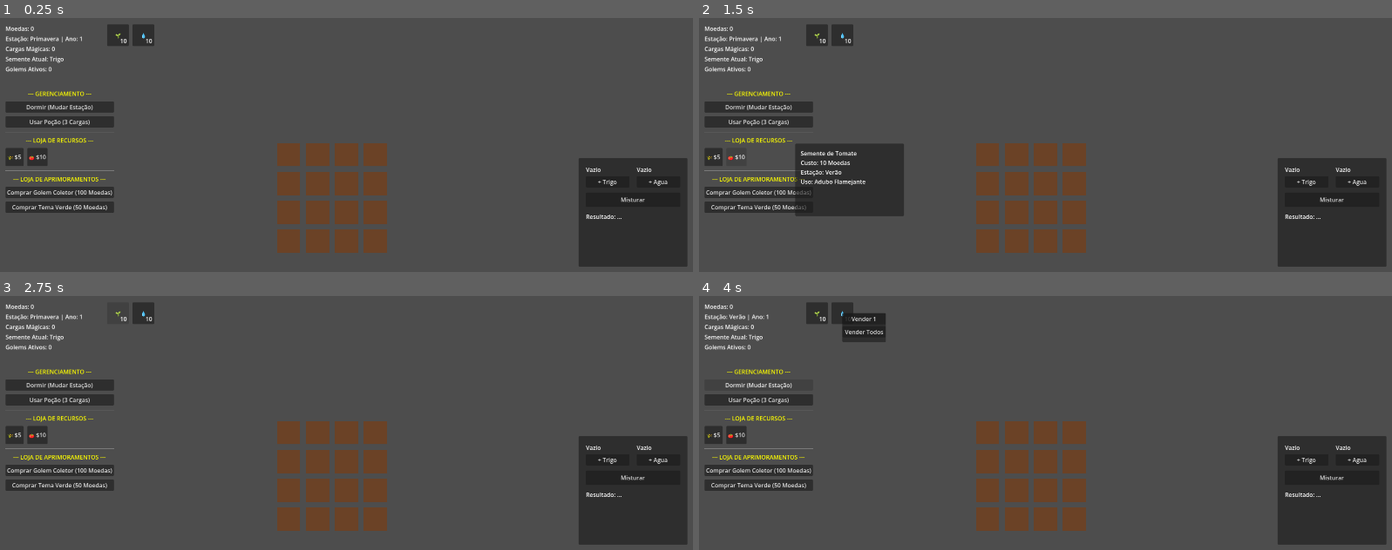
Above: before the commit, frames 1-4 (two rows, left to right).
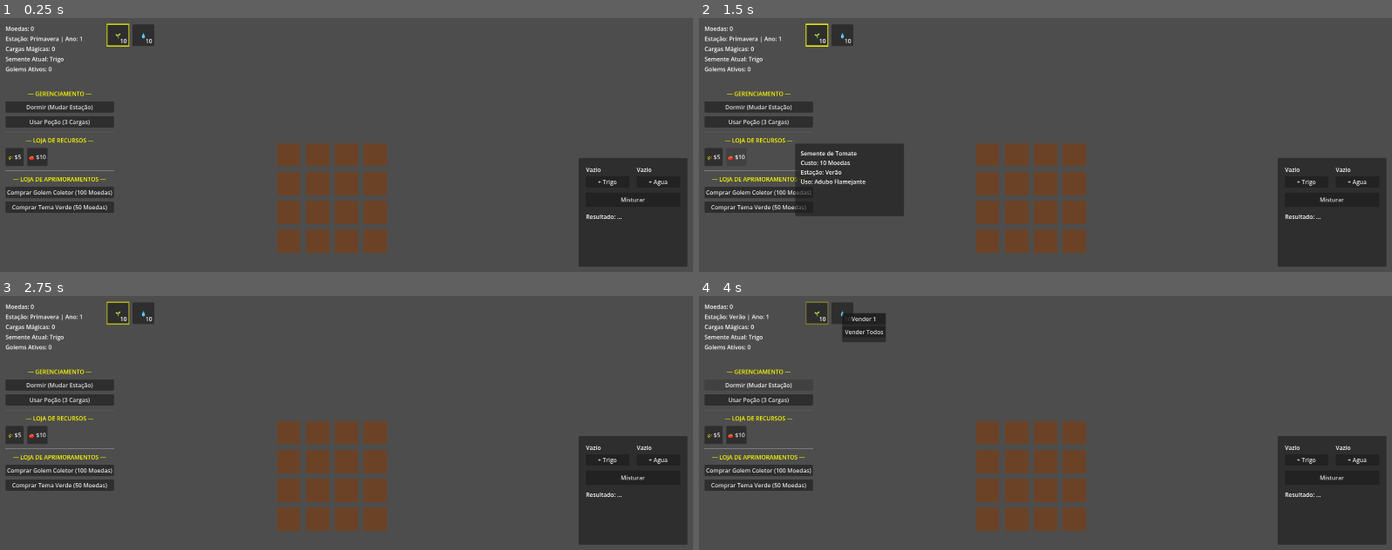
Above: after the commit, the same moments.

Repository: LeandroSatsuki/Cauldron-Crops
Game: Godot game, scene res://Scenes/Main.tscn
Same seed, same stepped clock (60 frames per second), same inputs: the game is played once before the commit and once after it.
Inputs:
- Up to frame 1 (0.25 s): no input
- Up to frame 2 (1.5 s): click "🌾 $5" at 0.5 s; click "🍅 $10" at 1.25 s
- Up to frame 3 (2.75 s): click "🌱" at 2 s
- Up to frame 4 (4 s): click "💧" at 2.75 s; click "Dormir (Mudar Estação)" at 3.5 s

The runs differ from the first frame. In frame 1, less than 0.1% of the frame differs, in the area x 15-19%, y 2-12%; in frame 2, less than 0.1%; in frame 3, less than 0.1%; in frame 4, less than 0.1%.

Commit message:
venda inteligente e slots 100% integrados

Diff:
--- a/Scenes/InventorySlot.tscn
+++ b/Scenes/InventorySlot.tscn
@@ -39,3 +39,15 @@
 grow_vertical = 0
 horizontal_alignment = 2
 vertical_alignment = 2
+
+[node name="Destaque" type="ReferenceRect" parent="."]
+visible = false
+layout_mode = 1
+anchors_preset = 15
+anchor_right = 1.0
+anchor_bottom = 1.0
+grow_horizontal = 2
+grow_vertical = 2
+border_color = Color(1, 1, 0, 1)
+border_width = 3.0
+editor_only = false
--- a/Scripts/GolemManager.gd
+++ b/Scripts/GolemManager.gd
@@ -5,12 +5,17 @@
 func _process(delta: float) -> void:
 	if EconomyManager.total_golems > 0:
 		tempo_acumulado += delta
-		if tempo_acumulado >= 2.0:
+		if tempo_acumulado >= 4.0:
 			tempo_acumulado = 0.0
 			_colher_automaticamente()
 
 func _colher_automaticamente() -> void:
+	var colheitas_permitidas = EconomyManager.total_golems * 2
+	var colheitas_feitas = 0
 	var lotes = get_tree().get_nodes_in_group("lotes_terra")
 	for lote in lotes:
+		if colheitas_feitas >= colheitas_permitidas:
+			break
 		if lote.estado_atual == lote.State.PRONTO_PARA_COLHER:
 			lote._on_plot_clicked()
+			colheitas_feitas += 1
--- a/Scripts/InventorySlot.gd
+++ b/Scripts/InventorySlot.gd
@@ -1,15 +1,17 @@
 extends Button
 
-signal slot_clicado(id: String)
+signal slot_clicado(id: String, clique_direito: bool)
 
 var item_id: String = ""
 var quantidade: int = 0
+var tween_piscar: Tween
 
 @onready var icon_label: Label = $ItemIconLabel
 @onready var qtd_label: Label = $QuantidadeLabel
+@onready var destaque: ReferenceRect = $Destaque
 
 func _ready() -> void:
-	pressed.connect(_on_pressed)
+	pass
 
 func configurar_slot(id: String, qtd: int, texto_exibicao: String) -> void:
 	item_id = id
@@ -19,5 +21,29 @@
 	if qtd_label:
 		qtd_label.text = str(qtd)
 
-func _on_pressed() -> void:
-	slot_clicado.emit(item_id)
+func set_destaque(ativo: bool) -> void:
+	if not destaque:
+		destaque = $Destaque
+
+	if ativo:
+		destaque.visible = true
+		if tween_piscar:
+			tween_piscar.kill()
+		destaque.modulate.a = 1.0
+		tween_piscar = create_tween().set_loops()
+		tween_piscar.tween_property(destaque, "modulate:a", 0.3, 0.8)
+		tween_piscar.tween_property(destaque, "modulate:a", 1.0, 0.8)
+	else:
+		if destaque:
+			destaque.visible = false
+		if tween_piscar:
+			tween_piscar.kill()
+
+func _gui_input(event: InputEvent) -> void:
+	if event is InputEventMouseButton and event.pressed:
+		if event.button_index == MOUSE_BUTTON_LEFT:
+			slot_clicado.emit(item_id, false)
+			accept_event()
+		elif event.button_index == MOUSE_BUTTON_RIGHT:
+			slot_clicado.emit(item_id, true)
+			accept_event()
--- a/Scripts/UI.gd
+++ b/Scripts/UI.gd
@@ -30,11 +30,11 @@
 	if comprar_cosmetico_button:
 		comprar_cosmetico_button.pressed.connect(_on_comprar_cosmetico_button_pressed)
 	if comprar_trigo_button:
-		comprar_trigo_button.pressed.connect(_on_comprar_trigo_button_pressed)
+		comprar_trigo_button.gui_input.connect(func(event): _on_comprar_semente_gui_input(event, "semente_basica", 5, "+1 Semente Trigo", "+10 Semente Trigo"))
 		comprar_trigo_button.mouse_entered.connect(_on_comprar_trigo_button_mouse_entered)
 		comprar_trigo_button.mouse_exited.connect(_on_comprar_trigo_button_mouse_exited)
 	if comprar_verao_button:
-		comprar_verao_button.pressed.connect(_on_comprar_verao_button_pressed)
+		comprar_verao_button.gui_input.connect(func(event): _on_comprar_semente_gui_input(event, "semente_verao", 10, "+1 Semente Tomate", "+10 Semente Tomate"))
 		comprar_verao_button.mouse_entered.connect(_on_comprar_verao_button_mouse_entered)
 		comprar_verao_button.mouse_exited.connect(_on_comprar_verao_button_mouse_exited)
 	if comprar_golem_button:
@@ -96,14 +96,40 @@
 			var emoji = obter_emoji_item(item_key)
 			slot.configurar_slot(item_key, qtd, emoji)
 			slot.slot_clicado.connect(_on_slot_clicado)
-
-func _on_slot_clicado(item_id: String) -> void:
+			if GlobalInventory.semente_selecionada == item_key:
+				slot.set_destaque(true)
+
+	atualizar_destaques()
+
+func atualizar_destaques() -> void:
+	if not inventory_bar:
+		return
+	for slot in inventory_bar.get_children():
+		if slot.has_method("set_destaque"):
+			slot.set_destaque(slot.item_id == GlobalInventory.semente_selecionada)
+
+func _on_slot_clicado(item_id: String, clique_direito: bool) -> void:
 	if item_id.begins_with("semente_"):
 		GlobalInventory.semente_selecionada = item_id
 		print("Semente selecionada equipada: ", item_id)
+		atualizar_destaques()
 	else:
-		if sell_menu:
-			sell_menu.abrir(item_id, get_viewport().get_mouse_position())
+		if clique_direito:
+			# Venda 10x
+			var preco = Database.precos.get(item_id, 0)
+			if preco > 0:
+				var qtd_atual = GlobalInventory.inventario.get(item_id, 0)
+				if qtd_atual >= 10:
+					if GlobalInventory.remover_item(item_id, 10):
+						var ganho = preco * 10
+						EconomyManager.adicionar_moedas(ganho)
+						criar_texto_flutuante("+" + str(ganho) + " Moedas", get_viewport().get_mouse_position(), Color.GREEN)
+				else:
+					print("Quantidade insuficiente para vender 10x!")
+		else:
+			# Clique esquerdo -> abre SellMenu
+			if sell_menu:
+				sell_menu.abrir(item_id, get_viewport().get_mouse_position())
 
 func obter_emoji_item(item_id: String) -> String:
 	match item_id:
@@ -135,15 +161,16 @@
 		print("Tema comprado e aplicado!")
 		RenderingServer.set_default_clear_color(Color(0.1, 0.4, 0.1))
 
-func _on_comprar_trigo_button_pressed() -> void:
-	if EconomyManager.remover_moedas(5):
-		GlobalInventory.adicionar_item("semente_basica", 1)
-		criar_texto_flutuante("+1 Semente Trigo", get_viewport().get_mouse_position(), Color.YELLOW)
-
-func _on_comprar_verao_button_pressed() -> void:
-	if EconomyManager.remover_moedas(10):
-		GlobalInventory.adicionar_item("semente_verao", 1)
-		criar_texto_flutuante("+1 Semente Tomate", get_viewport().get_mouse_position(), Color.YELLOW)
+func _on_comprar_semente_gui_input(event: InputEvent, semente_id: String, preco_unitario: int, texto_1x: String, texto_10x: String) -> void:
+	if event is InputEventMouseButton and event.pressed:
+		if event.button_index == MOUSE_BUTTON_LEFT:
+			if EconomyManager.remover_moedas(preco_unitario):
+				GlobalInventory.adicionar_item(semente_id, 1)
+				criar_texto_flutuante(texto_1x, get_viewport().get_mouse_position(), Color.YELLOW)
+		elif event.button_index == MOUSE_BUTTON_RIGHT:
+			if EconomyManager.remover_moedas(preco_unitario * 10):
+				GlobalInventory.adicionar_item(semente_id, 10)
+				criar_texto_flutuante(texto_10x, get_viewport().get_mouse_position(), Color.YELLOW)
 
 func _on_comprar_golem_button_pressed() -> void:
 	if EconomyManager.remover_moedas(100):
